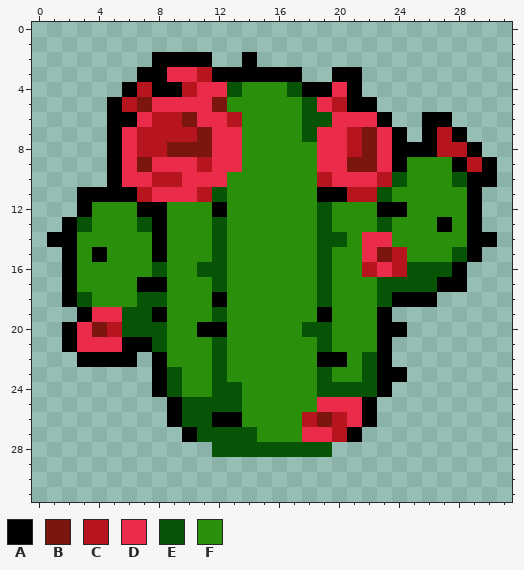
A pixel-art sprite gets an edit: sprites/areas/Coast/Props/sprBigBloomingCactusIdle.png. Above, as it was before the edit.
The file is 32x32 pixels.
Palette (. is transparent): A #000000  B #7b160e  C #b6151d  D #ea2c4a  E #075406  F #2a900c
Pixels before, first column x 1:
 2 .......AAAA..A................
 3 ......AADDCAAAAAA..AA.........
 4 .....ACAACDDEFFFEAADA.........
 5 ....ACBDDDDBFFFFFEDCAA........
 6 ....AADCCBDDCFFFFEEDDDA..AA...
 7 ....ADCCCCBDDFFFFEDDCBDA.ACA..
 8 ....ADCCBBBDDFFFFFDDCBDAAACCA.
 9 ....ADBDDDCDDFFFFFDDBBDAFFFACA
10 ....ADDCCDDDFFFFFFCDDDCEFFFEAA
11 ..AAAACDDDCEFFFFFFAACCEFFFFFA.
12 ..AFFFAAFFFAFFFFFFEFFFAAFFFFA.
13 .AEFFFEAFFFEFFFFFFEFFFEFFFAFA.
14 AAFFFFFAFFFEFFFFFFEEFDDFFFFFAA
15 .AFAFFFAFFFEFFFFFFEFFDBCFFFEA.
16 .AFFFFFEFFEEFFFFFFEFFCDCEEEA..
17 .AFFFFAAFFFEFFFFFFEFFFEEEEAA..
18 .AEFFFEEFFFAFFFFFFEFFFEAAA....
19 ..ADDEEAFFFEFFFFFFAFFFA.......
20 .ADBCEEEFFAAFFFFFEEFFFAA......
21 .ADDDAAEFFFEFFFFFFEFFFA.......
22 ..AAAA.AFFFEFFFFFFAAFEA.......
23 .......AEFFEFFFFFFEFFEAA......
24 .......AEFFEEFFFFFEEEEA.......
25 ........AEEEEFFFFFDDDA........
26 ........AEEAAFFFFCBCDA........
27 .........AEEEEFFFDDCA.........
28 ...........EEEEEEEE...........
Now the later version:
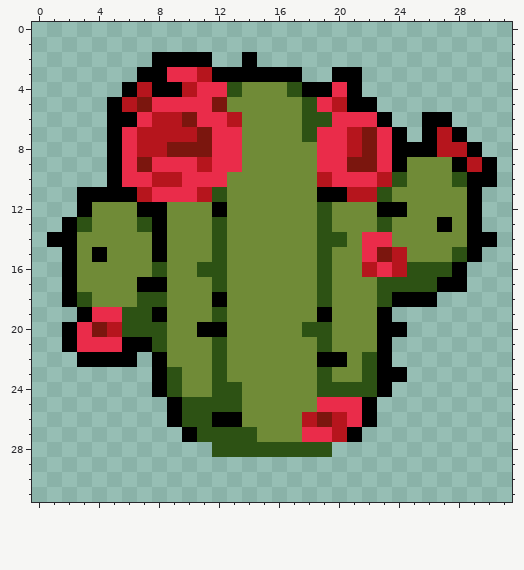
Edits made:
{"colour":"E","old":"#075406","new":"#2d5214"}
{"colour":"F","old":"#2a900c","new":"#708b37"}
{"label":"changed","picture_box":[77,82,467,457]}
